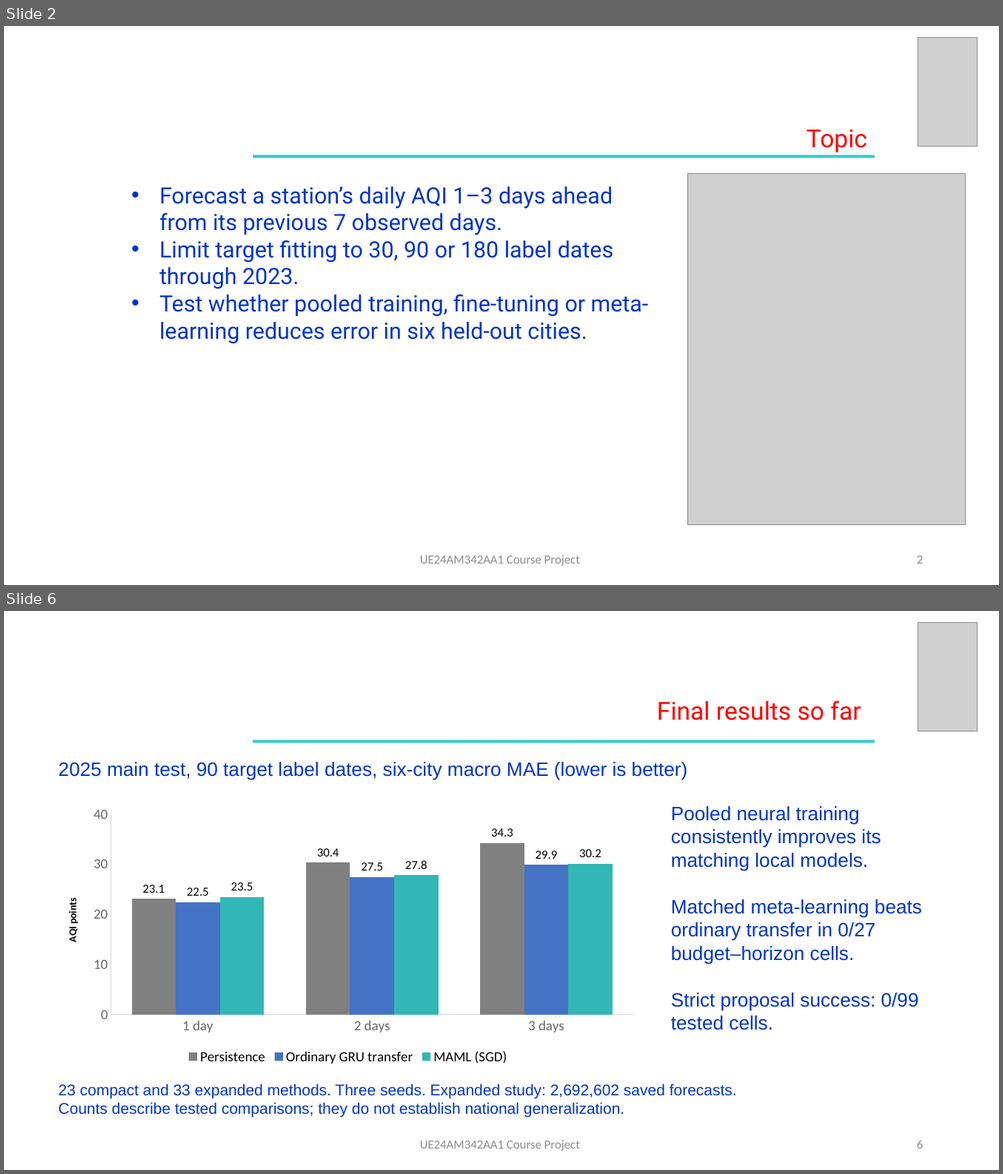
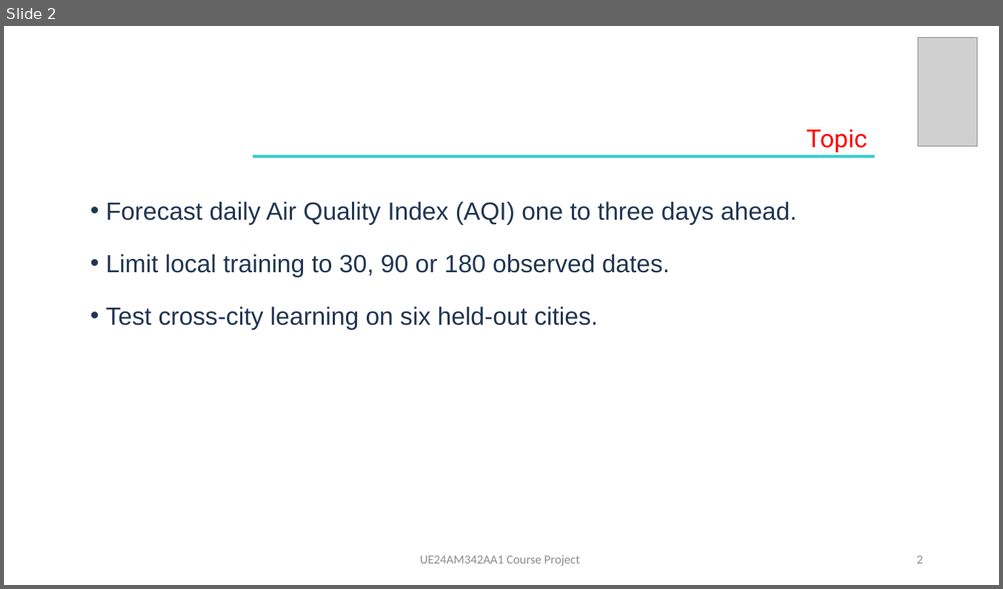
Before and after one commit to arjunsrikanthh/afml-course-project, a slide deck: slides/AFML_Final_Presentation.pptx. Shown one above the other, each under a label of ours: slides 2 and 6 before the commit, slide 2 after it; the slides between them are not shown. The pictures are 1003x1174 and 1003x589 pixels, drawn with LibreOffice and Linux fonts; fonts in the diff are those of the drawing; grey boxes stand for pictures. Boxes give left, top, right and bottom in pixels: in the first picture for what was removed or moved away, otherwise in the second. Text is boxed around its words. In the diff, an @@ line names an element or a change of style, - is before the commit and + after.

Commit message:
Finalize AFML paper, presentation, and submission materials

```diff
--- a/slides/AFML_Final_Presentation.pptx
+++ b/slides/AFML_Final_Presentation.pptx
@@ slide 6 removed at [4, 611, 999, 1170], background #FFFFFF @@
@@ picture removed at [918, 623, 978, 731] @@
@@ text removed at [657, 701, 860, 721] @@
-Final results so far
@@ rectangle removed at [253, 740, 874, 743] @@
@@ text removed at [58, 762, 688, 780] @@
-2025 main test, 90 target label dates, six-city macro MAE (lower is better)
@@ column chart removed at [51, 800, 645, 1068] @@
-categories: 1 day, 2 days, 3 days
-Persistence: 23.1, 30.4, 34.3
-Ordinary GRU transfer: 22.5, 27.5, 29.9
-MAML (SGD): 23.5, 27.8, 30.2
@@ text removed at [671, 900, 922, 1031] @@
-Pooled neural training consistently improves its matching local models.
-Matched meta-learning beats ordinary transfer in 0/27 budget–horizon cells.
-Strict proposal success: 0/99 tested cells.
@@ text removed at [58, 1084, 737, 1117] @@
-23 compact and 33 expanded methods. Three seeds. Expanded study: 2,692,602 saved forecasts.
-Counts describe tested comparisons; they do not establish national generalization.
@@ text removed at [420, 1140, 580, 1151] @@
-UE24AM342AA1 Course Project
@@ page number removed at [916, 1141, 922, 1149] @@
-6
@@ slide 2 changed as well @@
@@ picture removed at [688, 174, 966, 526] @@
@@ text at [106, 201, 797, 330]: text changed; size 21.8 to 24 pt; font Roboto to Arial; text colour #0033CC to #203551 @@
-• Forecast a station’s daily AQI 1–3 days ahead from its previous 7 observed days.
-• Limit target fitting to 30, 90 or 180 label dates through 2023.
-• Test whether pooled training, fine-tuning or meta-learning reduces error in six held-out cities.
+• Forecast daily Air Quality Index (AQI) one to three days ahead.
+• Limit local training to 30, 90 or 180 observed dates.
+• Test cross-city learning on six held-out cities.
```
Also in this commit, not shown: 5 other slides changed, 8 slides added, 5 other slides removed, 35 other files.
